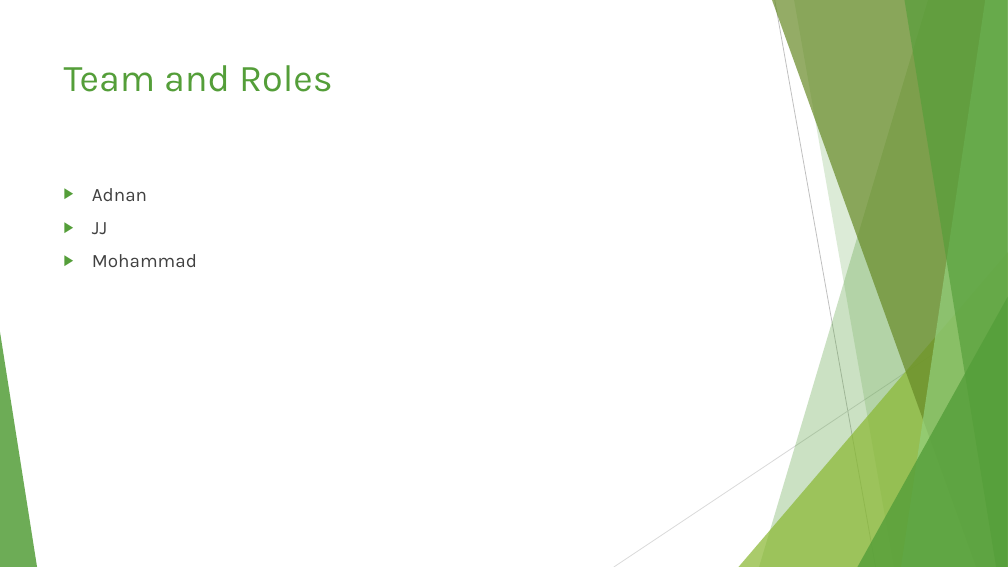
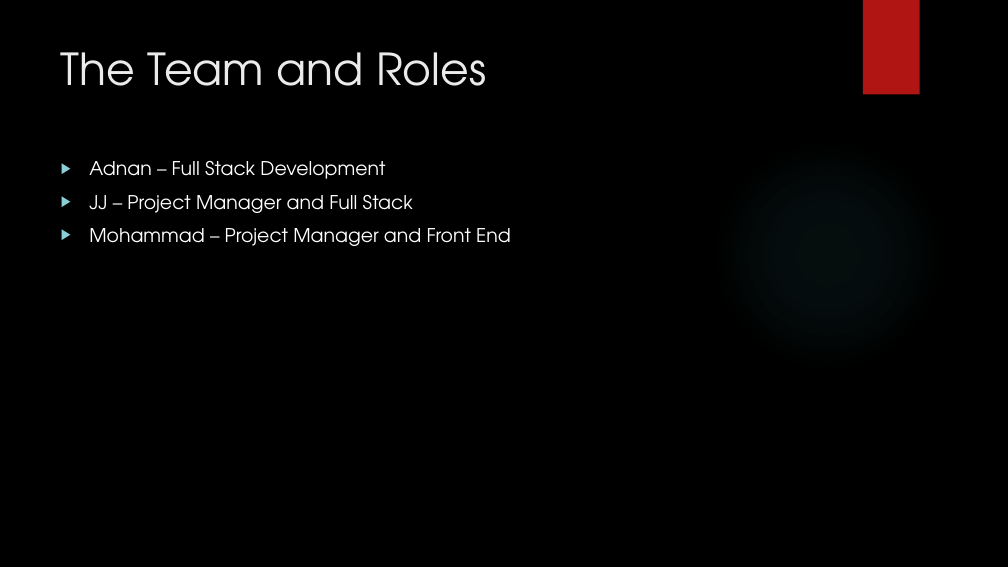
Before and after one commit to jmp808/Go4Food, a slide deck: slide 2 of Documents/Go4Food.pptx. Drawn at 1008x567 pixels with LibreOffice and Linux fonts; fonts in the diff are those of the drawing; background and template pictures are left out. Boxes give left, top, right and bottom in pixels: in the first picture for what was removed or moved away, otherwise in the second. Text is boxed around its words. In the diff, an @@ line names an element or a change of style, - is before the commit and + after.

```diff
--- a/Documents/Go4Food.pptx
+++ b/Documents/Go4Food.pptx
@@ background #FFFFFF to picture (left out) @@
@@ rectangle added at bbox=[863, 0, 920, 95], fill #B01513 @@
@@ title at bbox=[61, 52, 486, 86]: text changed; size 36 to 42 pt; font Karla to TeX Gyre Adventor; text colour #549E39 to #EBEBEB @@
-Team and Roles
+The Team and Roles
@@ ellipse added at bbox=[712, 138, 944, 371], fill gradient #50B9C1 @@
@@ text added at bbox=[89, 161, 511, 246], 18 pt, text #FFFFFF @@
+▶ Adnan – Full Stack Development
+▶ JJ – Project Manager and Full Stack
+▶ Mohammad – Project Manager and Front End
@@ text removed at bbox=[92, 188, 197, 267] @@
-▶ Adnan
-▶ JJ
-▶ Mohammad
@@ group removed at bbox=[0, 0, 1008, 567]: 5 freeform shapes, 3 triangles, 2 lines @@
```
Also in this commit, not shown: 4 other slides changed, 13 slides added, 5 slides removed, 3 other files.
